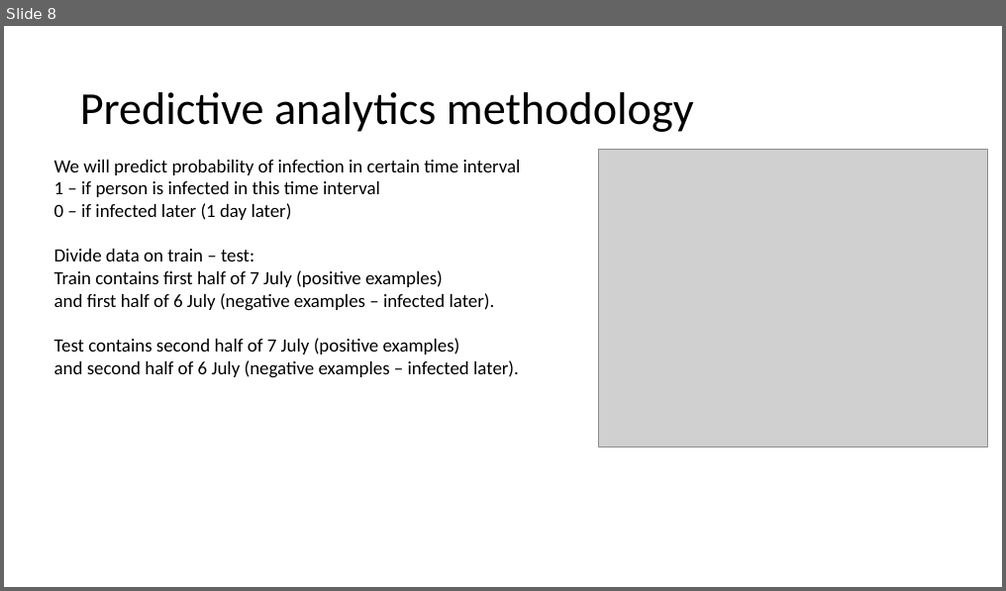
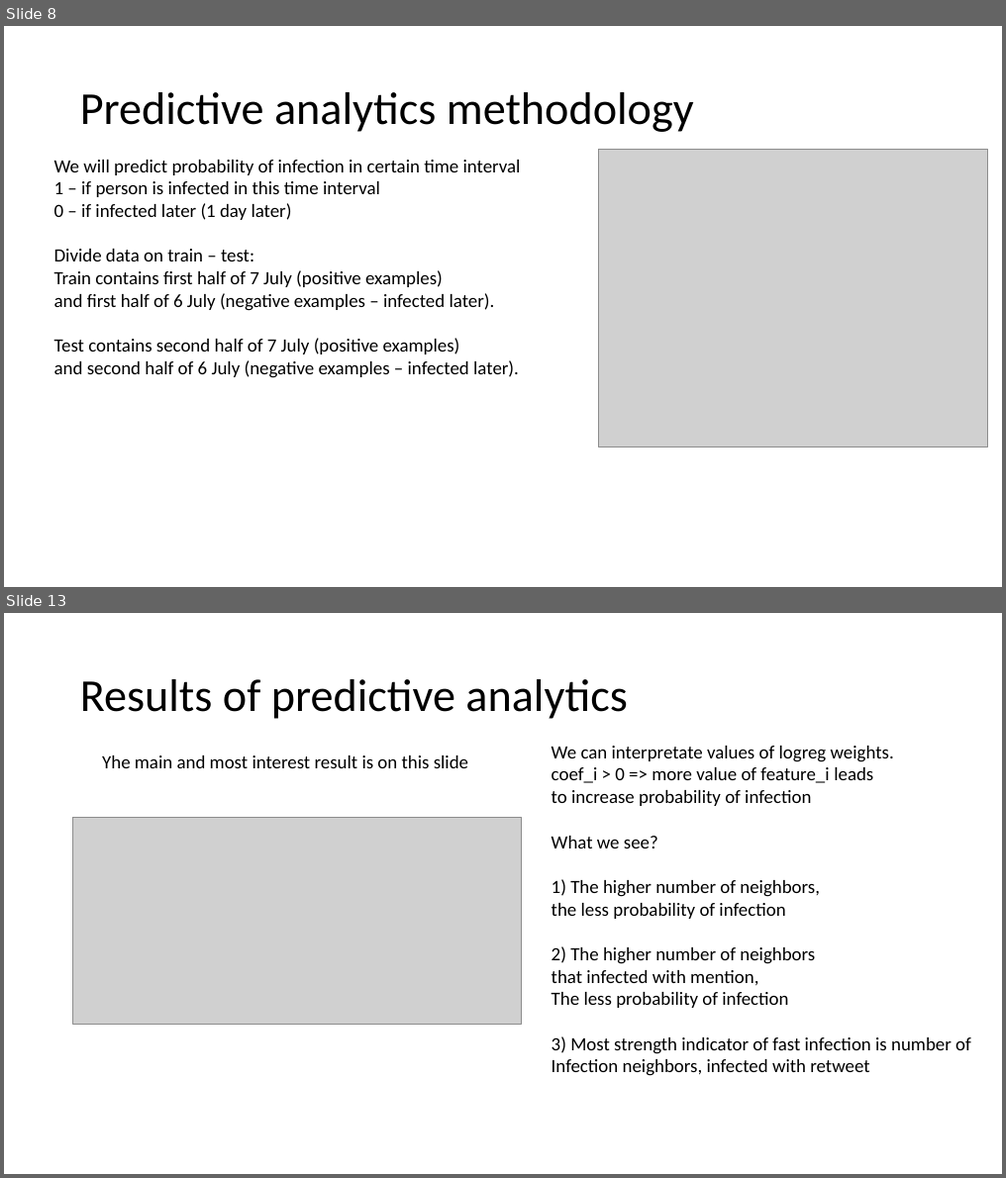
Before and after one commit to goshasty/rumor_analyze, a slide deck: Report.pptx. Shown one above the other, each under a label of ours: slide 8 before the commit, slides 8 and 13 after it; the slides between them are not shown. The pictures are 1006x591 and 1006x1178 pixels, drawn with LibreOffice and Linux fonts; fonts in the diff are those of the drawing; grey boxes stand for pictures. Boxes give left, top, right and bottom in pixels: in the first picture for what was removed or moved away, otherwise in the second. Text is boxed around its words. In the diff, an @@ line names an element or a change of style, - is before the commit and + after.

```diff
--- a/Report.pptx
+++ b/Report.pptx
@@ slide 13 added at (4,613,1002,1174), background #FFFFFF @@
@@ title added at (80,679,627,719), 44 pt, text #000000 @@
+Results of predictive analytics
@@ text added at (102,756,468,768), 18 pt, text #000000 @@
+Yhe main and most interest result is on this slide
@@ text added at (551,746,971,1076), 18 pt, text #000000 @@
+We can interpretate values of logreg weights.
+coef_i > 0 => more value of feature_i leads
+to increase probability of infection
+What we see?
+1) The higher number of neighbors,
+the less probability of infection
+2) The higher number of neighbors
+that infected with mention,
+The less probability of infection
+3) Most strength indicator of fast infection is number of
+Infection neighbors, infected with retweet
@@ picture added at (73,817,522,1024) @@
```
Also in this commit, not shown: 2 slides changed, 2 other slides added.
